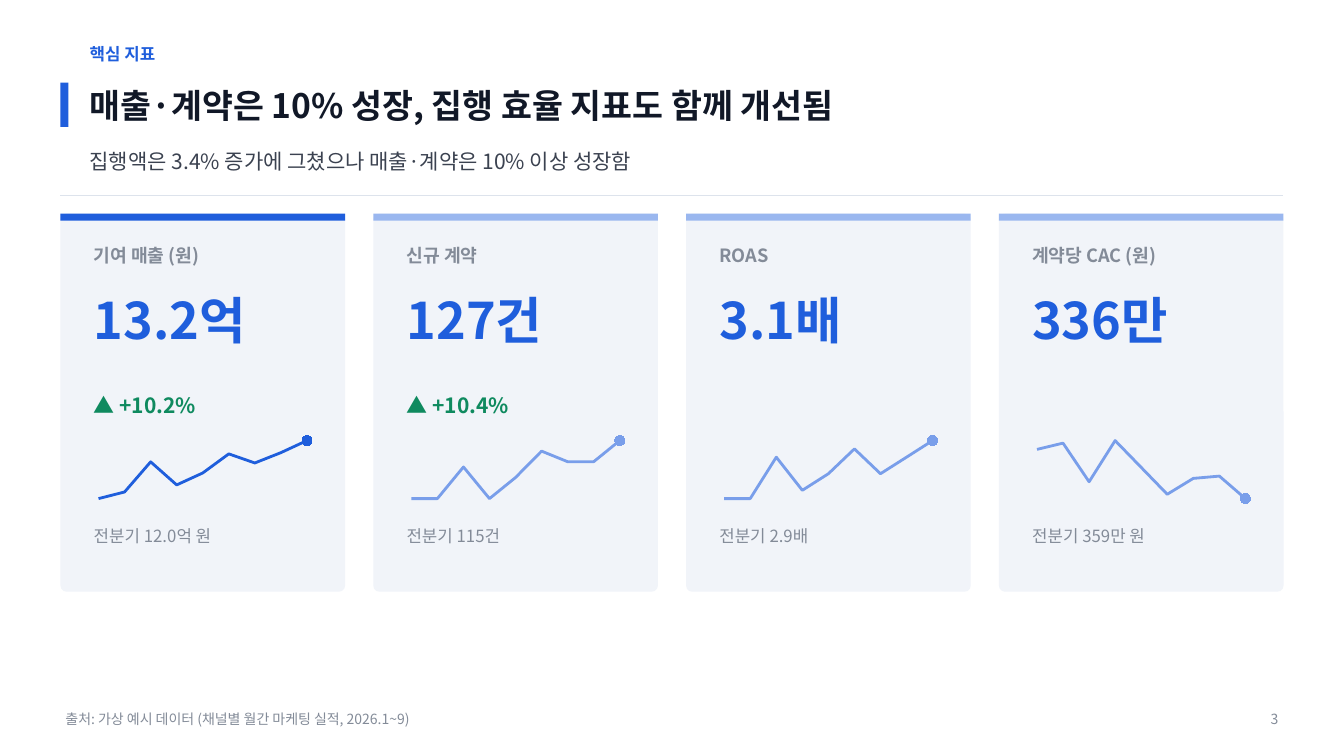
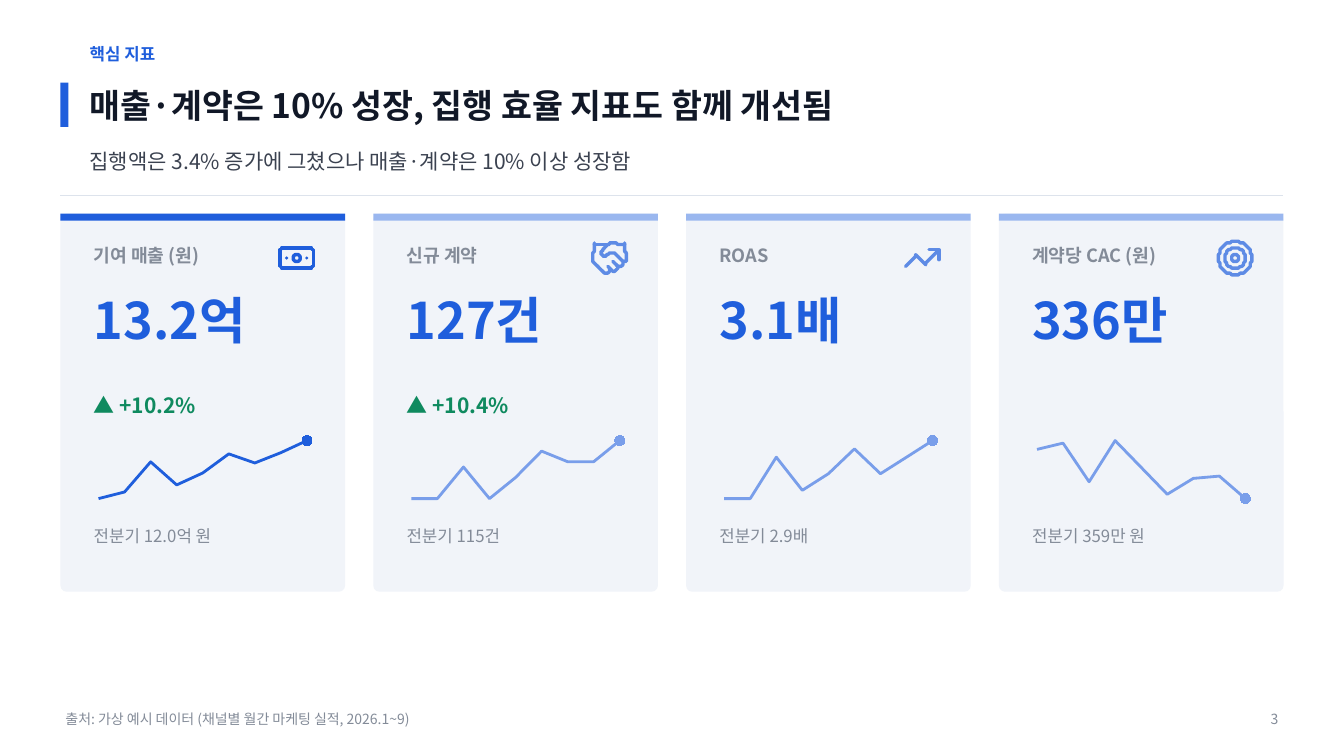
Before and after one commit to coindesktop/Awesome-PPT-SKILL, a slide deck: slide 3 of examples/marketing-report/deck.pptx. Drawn at 1344x756 pixels with LibreOffice and Linux fonts; fonts in the diff are those of the drawing. Boxes give left, top, right and bottom in pixels: in the first picture for what was removed or moved away, otherwise in the second. Text is boxed around its words. In the diff, an @@ line names an element or a change of style, - is before the commit and + after.

```diff
--- a/examples/marketing-report/deck.pptx
+++ b/examples/marketing-report/deck.pptx
@@ freeform shape added at (x1=280, y1=248, x2=314, y2=268), outline #1F5EDC 2.4 pt @@
@@ freeform shape added at (x1=593, y1=243, x2=626, y2=273), outline #5E8BE5 2.4 pt @@
@@ freeform shape added at (x1=905, y1=250, x2=939, y2=267), outline #5E8BE5 2.4 pt @@
@@ freeform shape added at (x1=1219, y1=241, x2=1252, y2=274), outline #5E8BE5 2.4 pt @@
```
Also in this commit, not shown: 25 other files.
